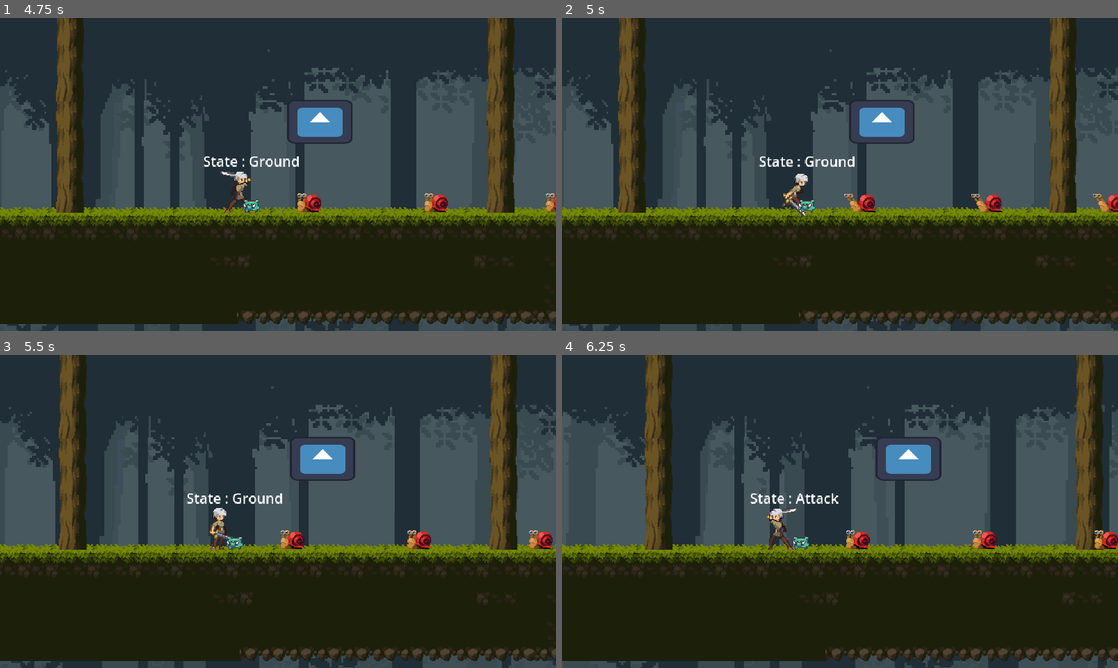
Above: before the commit, frames 1-4 (two rows, left to right).
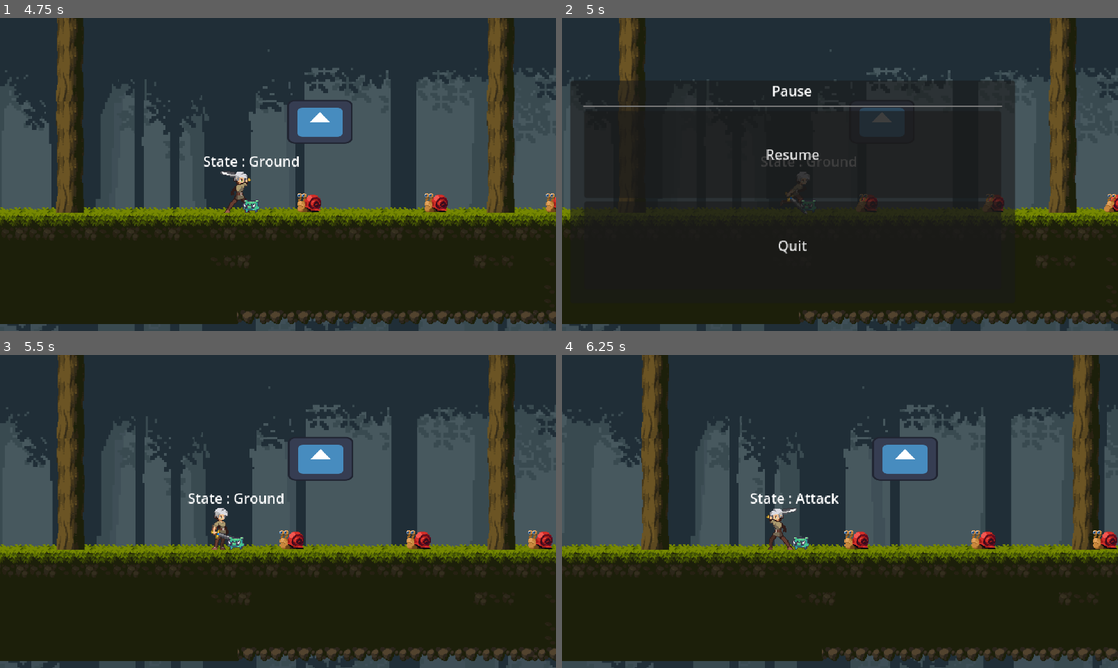
Above: after the commit, the same moments.

Repository: Pikalyx/The-Lost_Woods
Game: Godot game, scene res://main_menu.tscn
The game is run twice, just before and just after one commit, with the same random seed, the same clock (stepped at 60 frames per second) and the same inputs. The engine's default icon, where the game draws it, is replaced by a stand-in: a white triangle on a blue panel in a dark square.
Inputs (mouse positions are in pixels of both pictures, inside the frame that each line leads up to):
- Up to frame 1 (4.75 s): click "Start New Game" at 0.5 s; hold F (attack) 1.28-2.03 s; hold D (right) 1.28-2.78 s; tap Space (jump) at 1.52, 2.27, 3.77, 4.52 s; tap F (attack) at 2.1, 3.6 s; hold A (left) 2.78-3.53 s; hold F (attack) 2.78-3.53 s; hold D (right) from 3.53 s (still down); hold F (attack) from 4.28 s (still down)
- Up to frame 2 (5 s): keep holding D (right); keep holding F (attack); tap Escape (ui_cancel) at 4.9 s
- Up to frame 3 (5.5 s): release D (right) at 5 s; release F (attack) at 5 s; click (227, 492) at 5 s, where only the run after the commit has a clickable "Resume"
- Up to frame 4 (6.25 s): hold A (left) from 5.78 s (still down); tap F (attack) at 5.85 s; tap Space (jump) at 6.02 s

Frame 1 is identical in both runs. In frame 2, 31% of the frame differs, in the area x 1-100%, y 20-98%; in frame 3, 9.3%; in frame 4, 12%.

Commit message:
Pause Menu Functionality
Not perfect yet, still need to make it not attached to player location

Diff:
--- a/Character/player.gd
+++ b/Character/player.gd
@@ -18,6 +18,12 @@
 
 func _ready():
 	animation_tree.active = true
+	set_process(true)
+
+func _process(delta):
+	if Input.is_action_pressed("ui_cancel"):
+		$PauseMenu.pause()
+
 
 func _physics_process(delta):
 	# Add the gravity.
--- a/Character/player.tscn
+++ b/Character/player.tscn
@@ -13,6 +13,7 @@
 [ext_resource type="Script" path="res://Character/StateDebugLabel.gd" id="11_etpgi"]
 [ext_resource type="Script" path="res://Character/Sword.gd" id="12_ge70g"]
 [ext_resource type="Script" path="res://Character/FacingCollisionShape2D.gd" id="13_okjnx"]
+[ext_resource type="PackedScene" uid="uid://ctvugfrqy6sco" path="res://pause_menu.tscn" id="14_px7vt"]
 
 [sub_resource type="CapsuleShape2D" id="CapsuleShape2D_wja7b"]
 radius = 8.0
@@ -497,6 +498,9 @@
 facing_left_position = Vector2(-29, 2.08165e-12)
 facing_right_position = Vector2(29, 2.08165e-12)
 
+[node name="PauseMenu" parent="." instance=ExtResource("14_px7vt")]
+z_index = 100
+
 [connection signal="animation_finished" from="AnimationTree" to="CharacterStateMachine/Landing" method="_on_animation_tree_animation_finished"]
 [connection signal="animation_finished" from="AnimationTree" to="CharacterStateMachine/Attack" method="_on_animation_tree_animation_finished"]
 [connection signal="body_entered" from="Sword" to="Sword" method="_on_body_entered"]
--- /dev/null
+++ b/PauseMenu.gd
@@ -0,0 +1,20 @@
+extends ColorRect
+@onready var play_button = find_child("ResButton")
+@onready var quit_button = find_child("QuitButton")
+
+func resume():
+	get_tree().paused = false
+	visible = false
+
+# Called when the node enters the scene tree for the first time.
+func _ready():
+	visible = false
+	play_button.pressed.connect(resume)
+	quit_button.pressed.connect(get_tree().quit)
+
+func pause():
+	get_tree().paused = true
+	visible = true
+# Called every frame. 'delta' is the elapsed time since the previous frame.
+func _process(delta):
+	pass
--- /dev/null
+++ b/pause_menu.tscn
@@ -0,0 +1,53 @@
+[gd_scene load_steps=2 format=3 uid="uid://ctvugfrqy6sco"]
+
+[ext_resource type="Script" path="res://PauseMenu.gd" id="1_ems1w"]
+
+[node name="PauseMenu" type="ColorRect"]
+process_mode = 2
+anchors_preset = 15
+anchor_right = 1.0
+anchor_bottom = 1.0
+grow_horizontal = 2
+grow_vertical = 2
+color = Color(1, 1, 1, 0)
+script = ExtResource("1_ems1w")
+
+[node name="CenterContainer" type="CenterContainer" parent="."]
+layout_mode = 1
+anchors_preset = 15
+anchor_right = 1.0
+anchor_bottom = 1.0
+grow_horizontal = 2
+grow_vertical = 2
+
+[node name="PanelContainer" type="PanelContainer" parent="CenterContainer"]
+custom_minimum_size = Vector2(512, 256)
+layout_mode = 2
+
+[node name="MarginContainer" type="MarginContainer" parent="CenterContainer/PanelContainer"]
+layout_mode = 2
+theme_override_constants/margin_left = 16
+theme_override_constants/margin_right = 16
+theme_override_constants/margin_bottom = 16
+
+[node name="VBoxContainer" type="VBoxContainer" parent="CenterContainer/PanelContainer/MarginContainer"]
+layout_mode = 2
+
+[node name="Label" type="Label" parent="CenterContainer/PanelContainer/MarginContainer/VBoxContainer"]
+layout_mode = 2
+theme_override_font_sizes/font_size = 16
+text = "Pause"
+horizontal_alignment = 1
+
+[node name="HSeparator" type="HSeparator" parent="CenterContainer/PanelContainer/MarginContainer/VBoxContainer"]
+layout_mode = 2
+
+[node name="ResButton" type="Button" parent="CenterContainer/PanelContainer/MarginContainer/VBoxContainer"]
+layout_mode = 2
+size_flags_vertical = 3
+text = "Resume"
+
+[node name="QuitButton" type="Button" parent="CenterContainer/PanelContainer/MarginContainer/VBoxContainer"]
+layout_mode = 2
+size_flags_vertical = 3
+text = "Quit"
Not shown: 1 places in Character/player.tscn that only renumber resources
